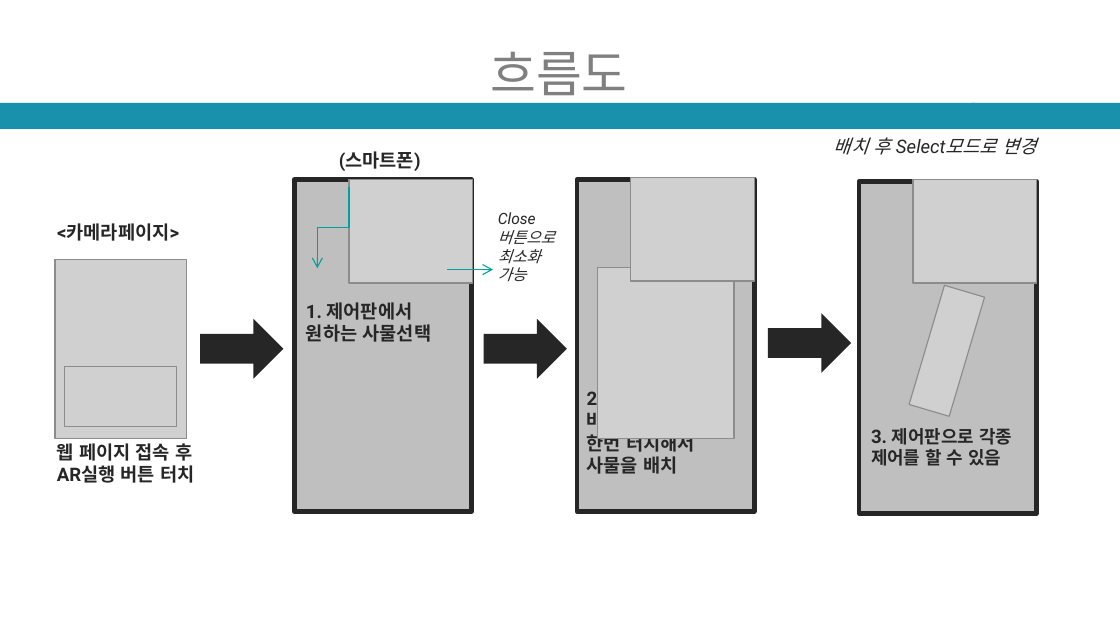
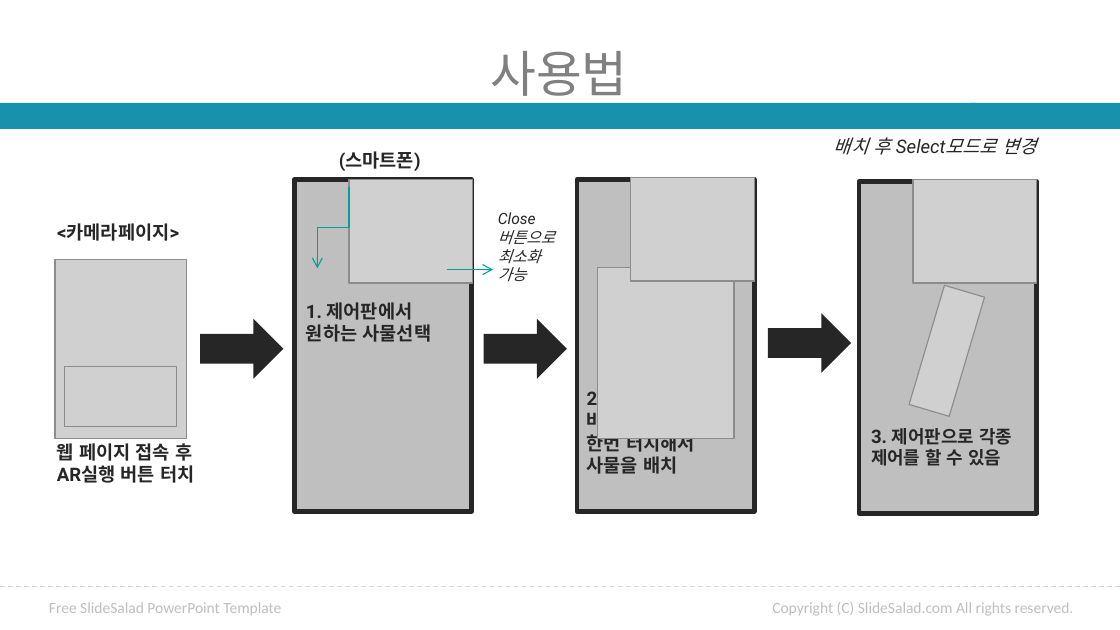
Before and after one commit to ptyoiy/ARwork, a slide deck: slide 5 of 호남-발표자료 - 복사본.pptx (slide 12 before the commit). Drawn at 1120x630 pixels with LibreOffice and Linux fonts; fonts in the diff are those of the drawing; grey boxes stand for pictures; background and template pictures are left out. Boxes give left, top, right and bottom in pixels: in the first picture for what was removed or moved away, otherwise in the second. Text is boxed around its words. In the diff, an @@ line names an element or a change of style, - is before the commit and + after.

```diff
--- a/호남-발표자료 - 복사본.pptx
+++ b/호남-발표자료 - 복사본.pptx
@@ title at [490, 51, 627, 104]: text changed @@
-흐름도
+사용법
@@ line added from (0, 586) to (1120, 586), #D9D9D9 0.75 pt dashed @@
@@ text added at [49, 602, 281, 615], 10 pt, text #BFBFBF @@
+Free SlideSalad PowerPoint Template
@@ text added at [772, 602, 1074, 615], 10 pt, text #BFBFBF @@
+Copyright (C) SlideSalad.com All rights reserved.
```
Also in this commit, not shown: 1 other slide changed, 1 other file.
